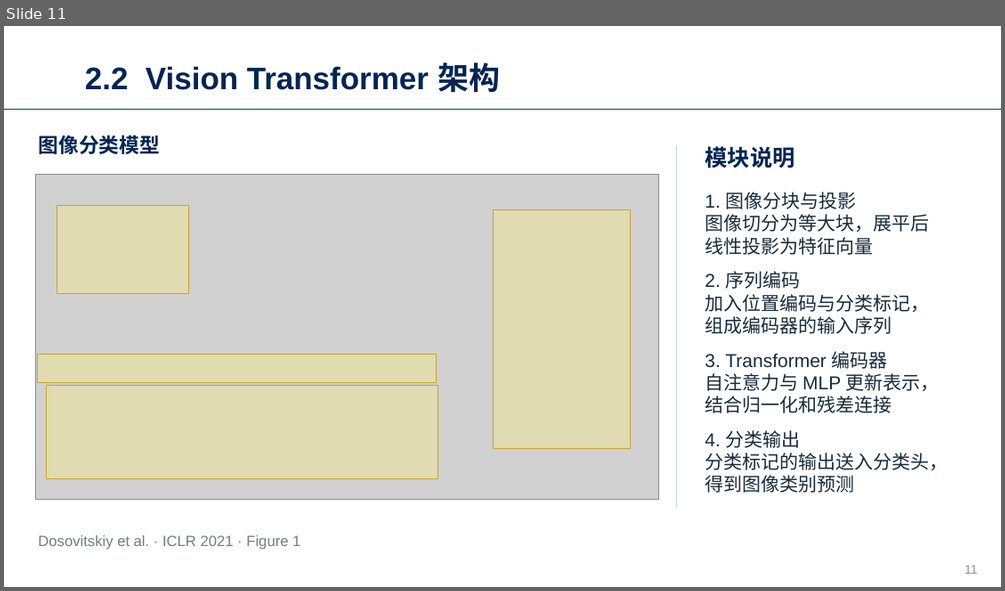
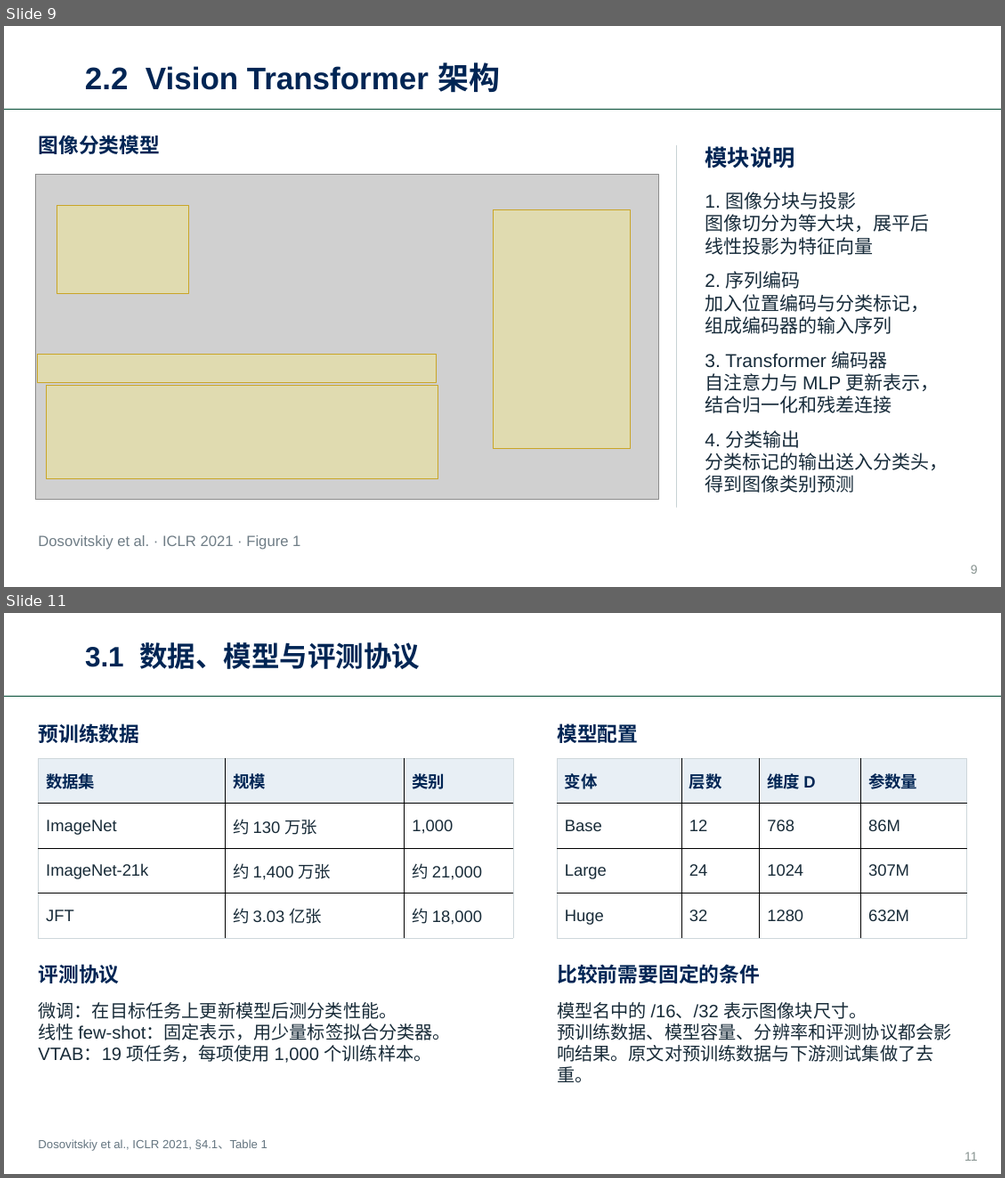
Before and after one commit to haodijia/whu-ppt-skill, a slide deck: assets/whu-template.pptx. Shown one above the other, each under a label of ours: slide 11 before the commit, slides 9 and 11 after it; the slides between them are not shown. The pictures are 1005x591 and 1005x1178 pixels, drawn with LibreOffice and Linux fonts; fonts in the diff are those of the drawing; grey boxes stand for pictures; background and template pictures are left out. Boxes give left, top, right and bottom in pixels: in the first picture for what was removed or moved away, otherwise in the second. Text is boxed around its words. In the diff, an @@ line names an element or a change of style, - is before the commit and + after.

```diff
--- a/assets/whu-template.pptx
+++ b/assets/whu-template.pptx
@@ slide 11 added at box(4, 613, 1001, 1174), background #FFFFFF; not listed: 1 template element that a slide beside it also shows @@
@@ text added at box(85, 642, 420, 669), 27 pt, text #002554, bold @@
+3.1 数据、模型与评测协议
@@ text added at box(38, 723, 139, 743), 19.5 pt, text #002554, bold @@
+预训练数据
@@ text added at box(557, 721, 638, 747), 19.5 pt, text #002554, bold @@
+模型配置
@@ table added at box(39, 759, 514, 938), 4 rows, 3 columns @@
+数据集 | 规模 | 类别
+ImageNet | 约 130 万张 | 1,000
+ImageNet-21k | 约 1,400 万张 | 约 21,000
+JFT | 约 3.03 亿张 | 约 18,000
@@ table added at box(558, 759, 967, 938), 4 rows, 4 columns @@
+变体 | 层数 | 维度 D | 参数量
+Base | 12 | 768 | 86M
+Large | 24 | 1024 | 307M
+Huge | 32 | 1280 | 632M
@@ text added at box(38, 964, 119, 983), 19.5 pt, text #002554, bold @@
+评测协议
@@ text added at box(557, 964, 760, 983), 19.5 pt, text #002554, bold @@
+比较前需要固定的条件
@@ text added at box(38, 1002, 451, 1062), 17.2 pt, text #182B38 @@
+微调：在目标任务上更新模型后测分类性能。
+线性 few-shot：固定表示，用少量标签拟合分类器。
+VTAB：19 项任务，每项使用 1,000 个训练样本。
@@ text added at box(557, 1002, 952, 1082), 17.2 pt, text #182B38 @@
+模型名中的 /16、/32 表示图像块尺寸。
+预训练数据、模型容量、分辨率和评测协议都会影响结果。原文对预训练数据与下游测试集做了去重。
@@ text added at box(38, 1139, 267, 1151), 11.2 pt, text #647580 @@
+Dosovitskiy et al., ICLR 2021, §4.1、Table 1
@@ page number added at box(964, 1151, 977, 1160), 12 pt, text #879390 @@
+11
@@ what was slide 11 is now slide 9 @@
@@ page number at box(971, 564, 978, 573): text changed @@
-11
+9
```
Also in this commit, not shown: 12 other slides added, 15 slides removed, 34 other files.
